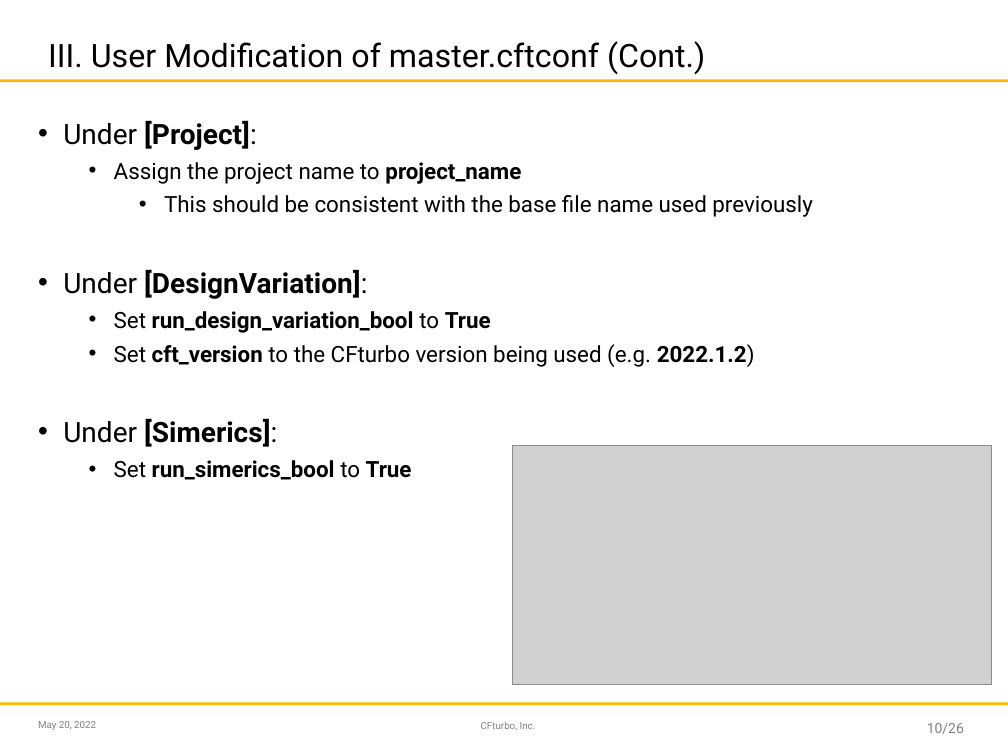
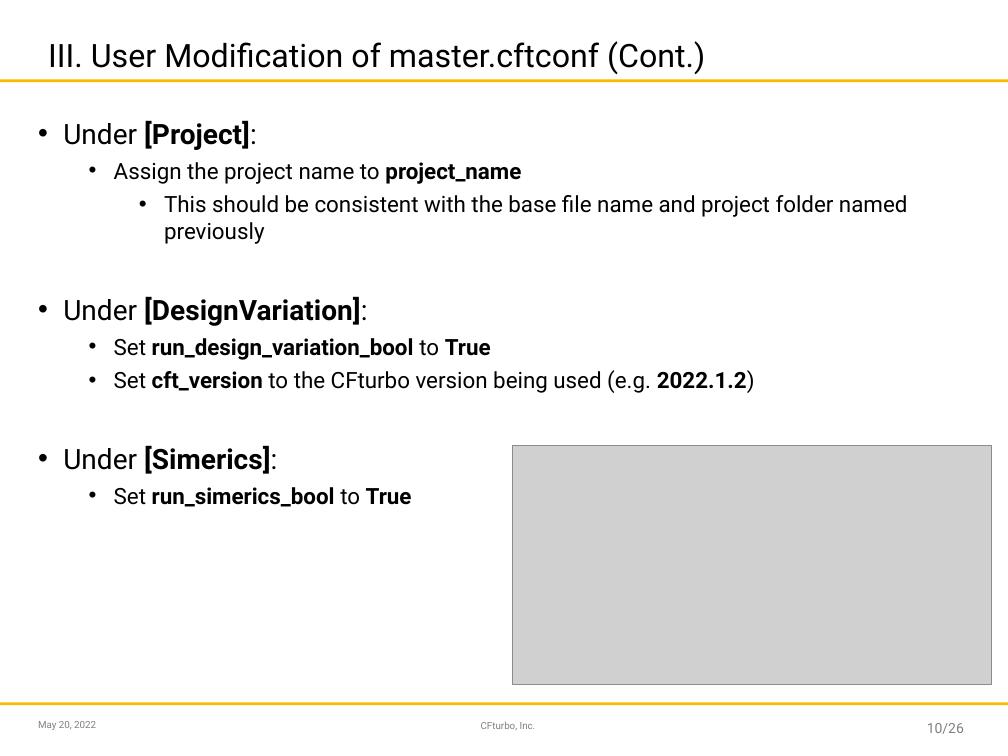
Before and after one commit to sandschristopher/Design-Variation_Performance-Map-Creation, a slide deck: slide 10 of SMP_Master.pptx. Drawn at 1008x756 pixels with LibreOffice and Linux fonts; fonts in the diff are those of the drawing; grey boxes stand for pictures; background and template pictures are left out. Boxes give left, top, right and bottom in pixels: in the first picture for what was removed or moved away, otherwise in the second. Text is boxed around its words. In the diff, an @@ line names an element or a change of style, - is before the commit and + after.

```diff
--- a/SMP_Master.pptx
+++ b/SMP_Master.pptx
@@ text at bbox=[164, 195, 907, 244]: text changed @@
-    • This should be consistent with the base file name used previously
+    • This should be consistent with the base file name and project folder named previously
```
